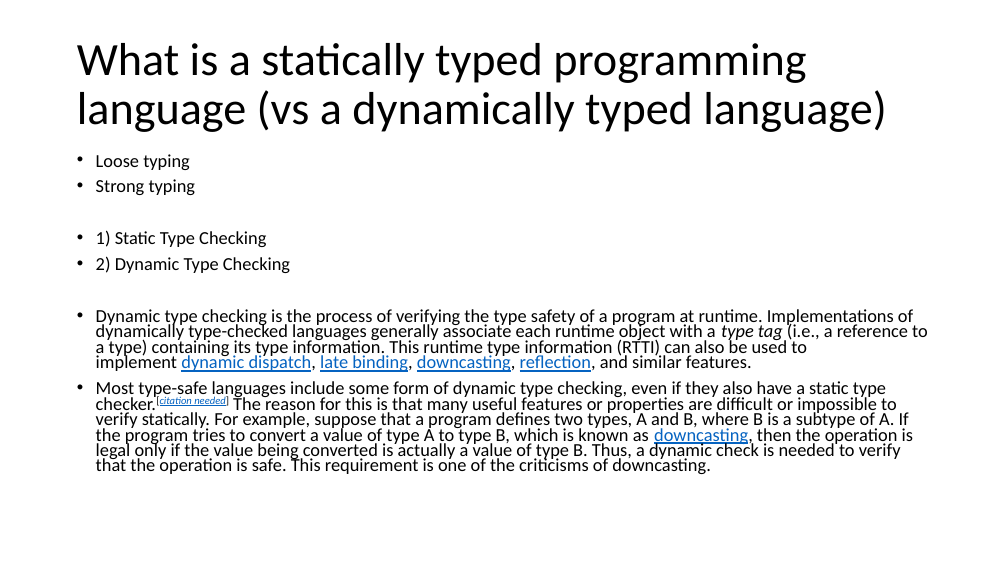
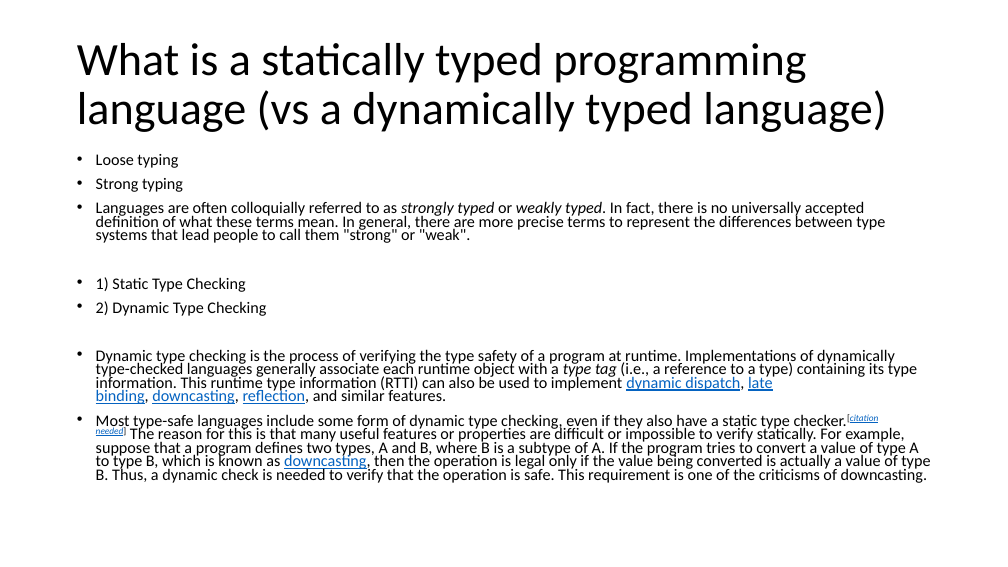
Before and after one commit to seanwestfall/algorithm_w_presentation, a slide deck: slide 5 of Presentation1.pptx (slide 4 before the commit). Drawn at 1008x567 pixels with LibreOffice and Linux fonts; fonts in the diff are those of the drawing. Boxes give left, top, right and bottom in pixels: in the first picture for what was removed or moved away, otherwise in the second. Text is boxed around its words. In the diff, an @@ line names an element or a change of style, - is before the commit and + after.

Commit message:
presentation updates

```diff
--- a/Presentation1.pptx
+++ b/Presentation1.pptx
@@ text at (x1=96, y1=154, x2=930, y2=483): size 17.5 to 15.4 pt in "Loose typing", "Strong typing", "1) Static Type Checking", "2) Dynamic Type Checking" and 2 more places @@
@@ text at (x1=96, y1=201, x2=885, y2=243): paragraph added @@
+• Languages are often colloquially referred to as strongly typed or weakly typed. In fact, there is no universally accepted definition of what these terms mean. In general, there are more precise terms to represent the differences between type systems that lead people to call them "strong" or "weak".
```
Also in this commit, not shown: 3 other slides changed, 2 slides added, 1 slide removed.
